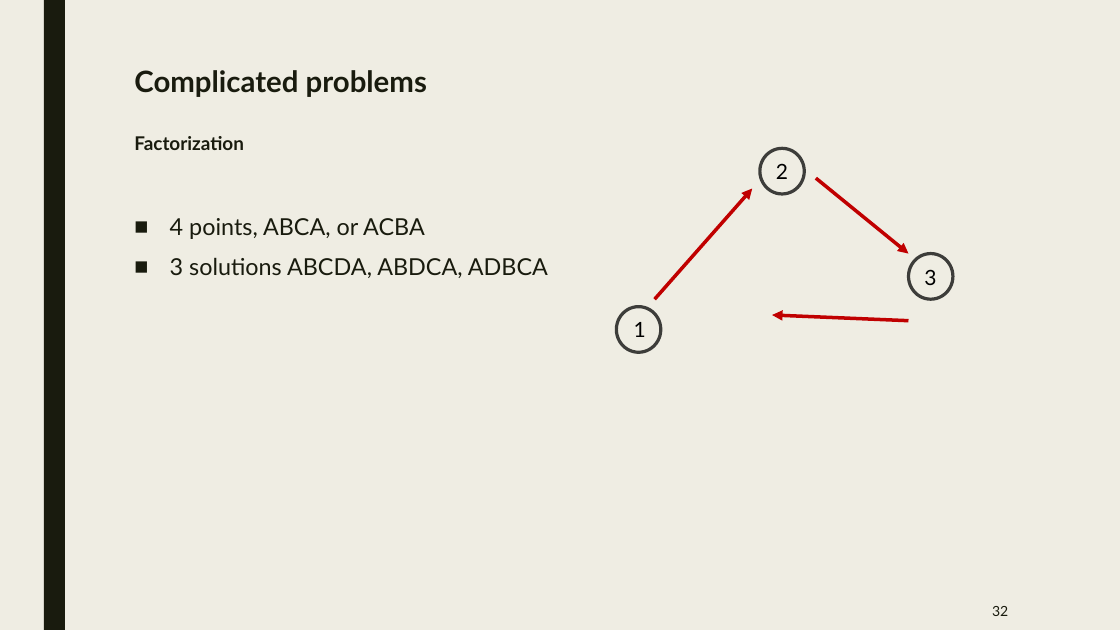
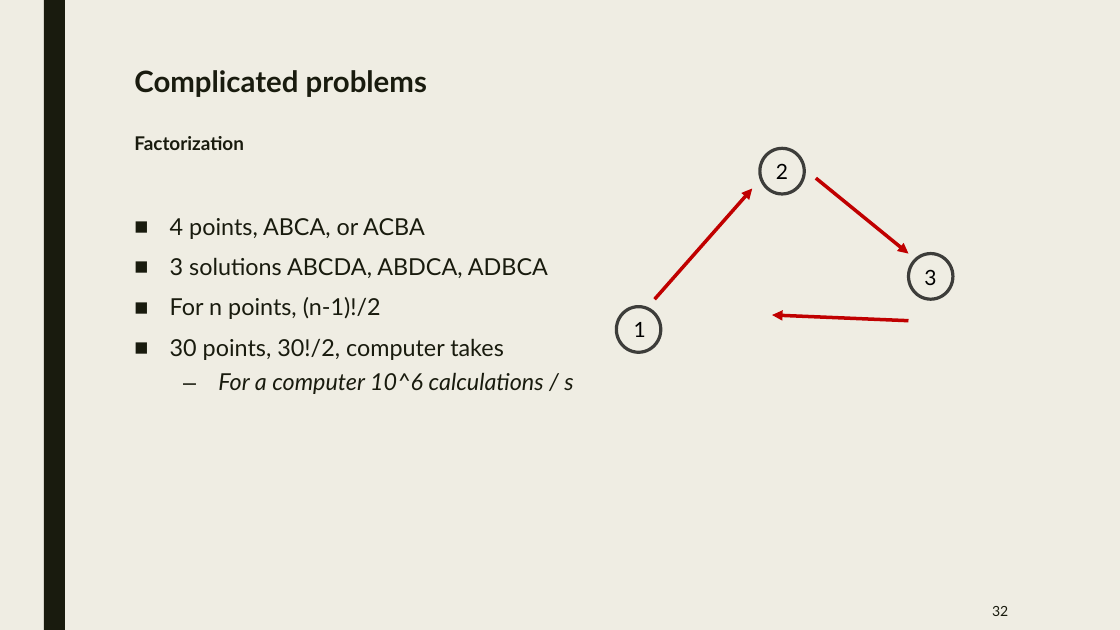
Before and after one commit to jurtasun/presentations, a slide deck: slide 31 of 202306_LMS_Complexity/202306_LMS_Complexity.ppt. Drawn at 1120x630 pixels with LibreOffice and Linux fonts; fonts in the diff are those of the drawing. Boxes give left, top, right and bottom in pixels: in the first picture for what was removed or moved away, otherwise in the second. Text is boxed around its words. In the diff, an @@ line names an element or a change of style, - is before the commit and + after.

Commit message:
Prepare presentation

```diff
--- a/202306_LMS_Complexity/202306_LMS_Complexity.ppt
+++ b/202306_LMS_Complexity/202306_LMS_Complexity.ppt
@@ text at [170,297,573,394]: paragraphs added @@
+■ For n points, (n-1)!/2
+■ 30 points, 30!/2, computer takes
+  – For a computer 10^6 calculations / s
```
Also in this commit, not shown: 1 other file.
